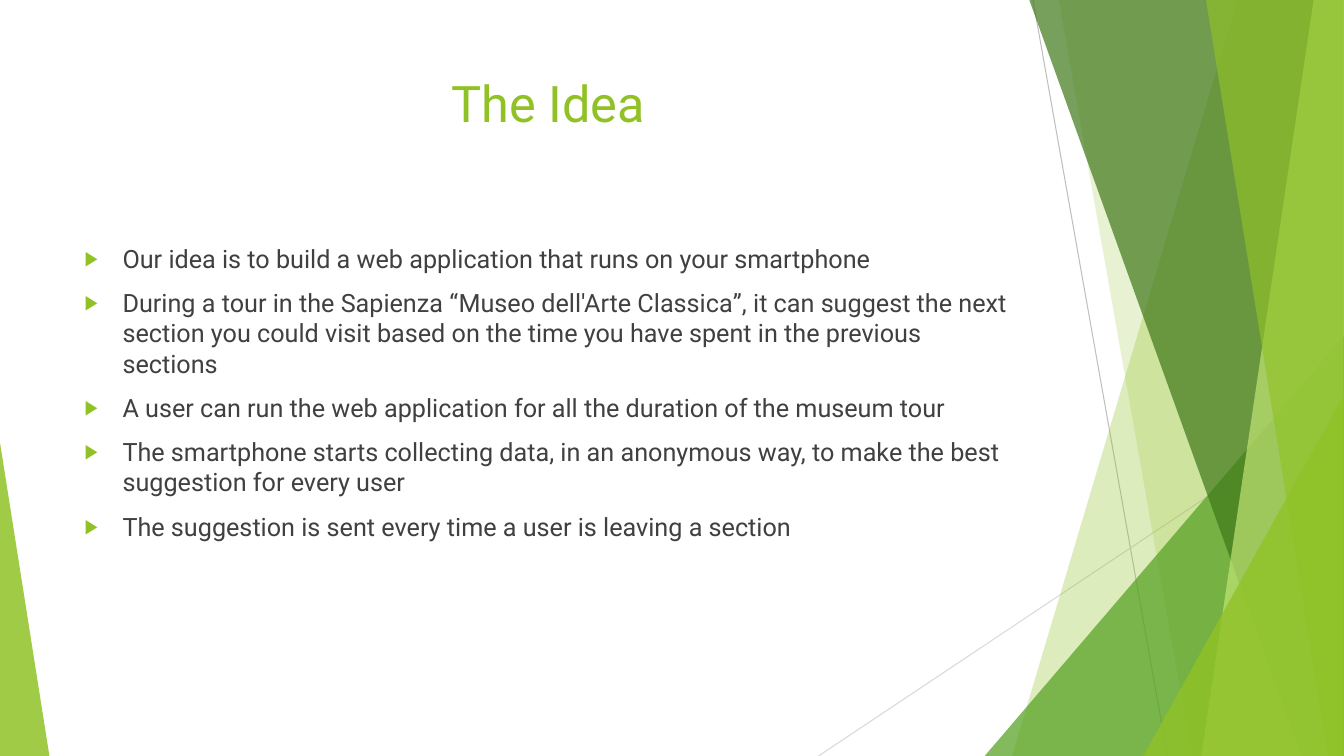
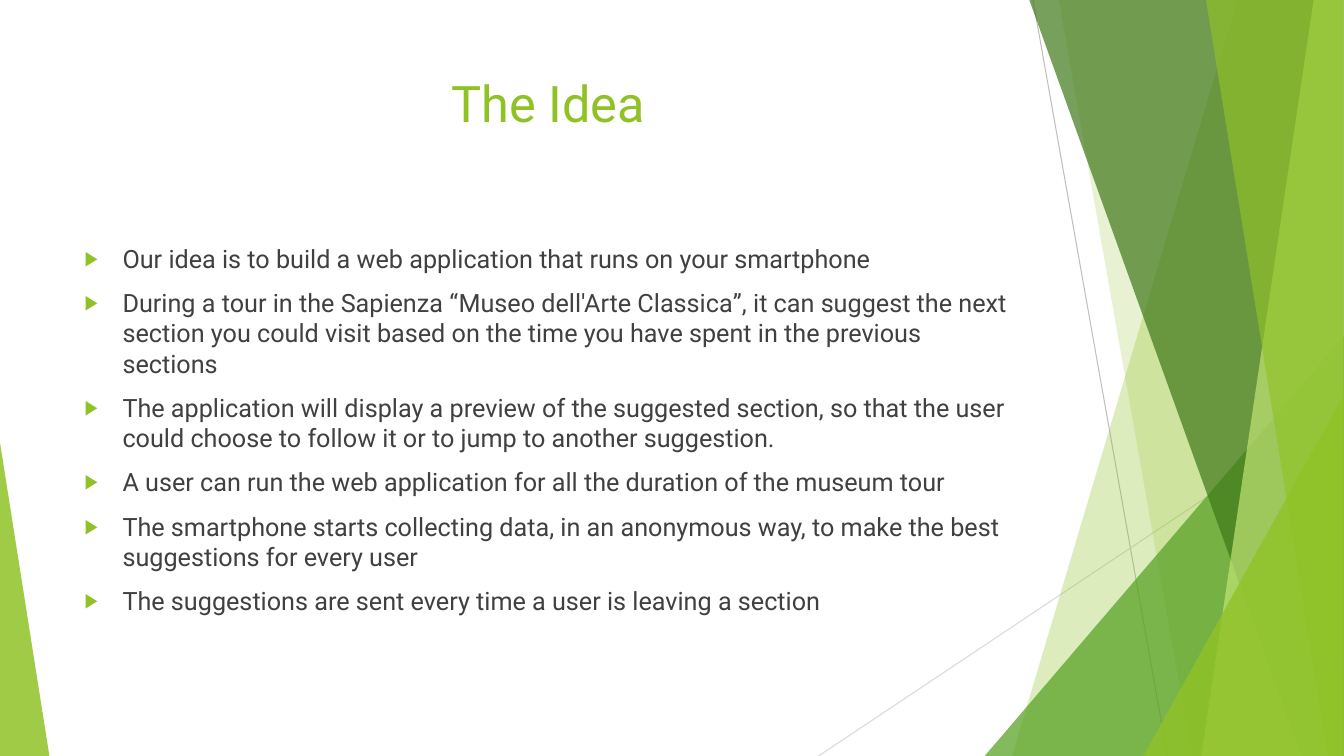
Before and after one commit to LuigiSigillo/NextRoom, a slide deck: slide 2 of Presentations/First presentation.pptx. Drawn at 1344x756 pixels with LibreOffice and Linux fonts; fonts in the diff are those of the drawing. Boxes give left, top, right and bottom in pixels: in the first picture for what was removed or moved away, otherwise in the second. Text is boxed around its words. In the diff, an @@ line names an element or a change of style, - is before the commit and + after.

Commit message:
added the possibility to skip the suggestion

```diff
--- a/Presentations/First presentation.pptx
+++ b/Presentations/First presentation.pptx
@@ text at box(123, 398, 1005, 453): paragraph added @@
+▶ The application will display a preview of the suggested section, so that the user could choose to follow it or to jump to another suggestion.
@@ text at box(123, 517, 999, 616): text changed @@
-▶ The smartphone starts collecting data, in an anonymous way, to make the best suggestion for every user
-▶ The suggestion is sent every time a user is leaving a section
+▶ The smartphone starts collecting data, in an anonymous way, to make the best suggestions for every user
+▶ The suggestions are sent every time a user is leaving a section
```
Also in this commit, not shown: 1 other slide changed, 7 other files.
